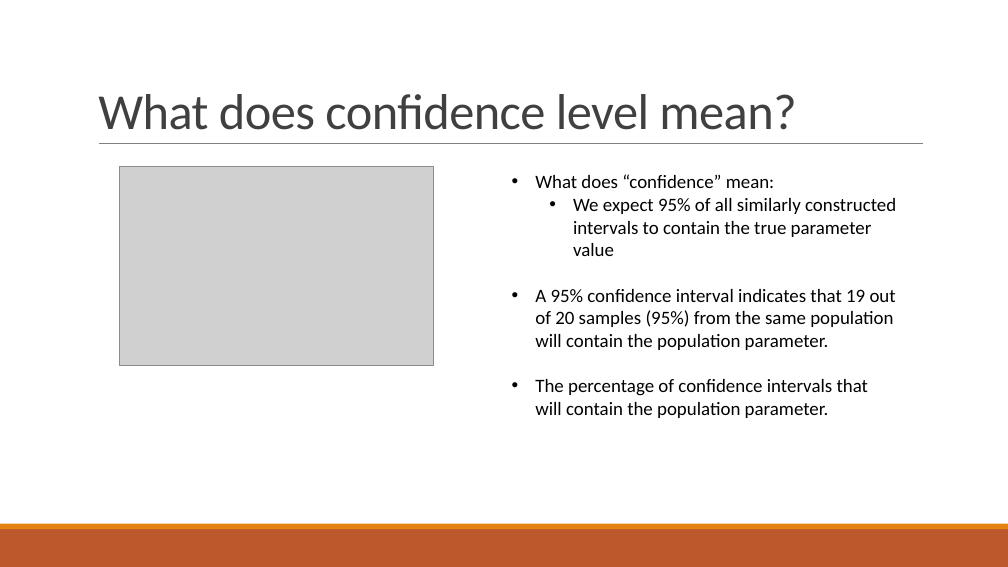
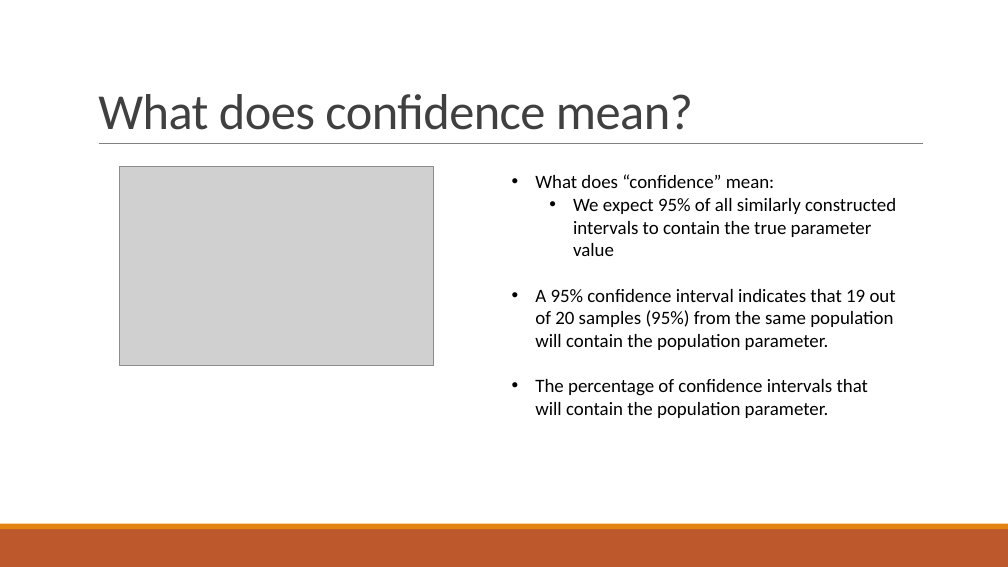
Before and after one commit to alisonkleffner/presentations, a slide deck: slide 25 of job/teaching/teaching-demonstration2.pptx (slide 23 before the commit). Drawn at 1008x567 pixels with LibreOffice and Linux fonts; fonts in the diff are those of the drawing; grey boxes stand for pictures. Boxes give left, top, right and bottom in pixels: in the first picture for what was removed or moved away, otherwise in the second. Text is boxed around its words. In the diff, an @@ line names an element or a change of style, - is before the commit and + after.

Commit message:
update confidence interval presentation

```diff
--- a/job/teaching/teaching-demonstration2.pptx
+++ b/job/teaching/teaching-demonstration2.pptx
@@ title at [98,94,693,130]: text changed @@
-What does confidence level mean?
+What does confidence mean?
```
Also in this commit, not shown: 10 other slides changed, 3 slides added, 2 other files.
